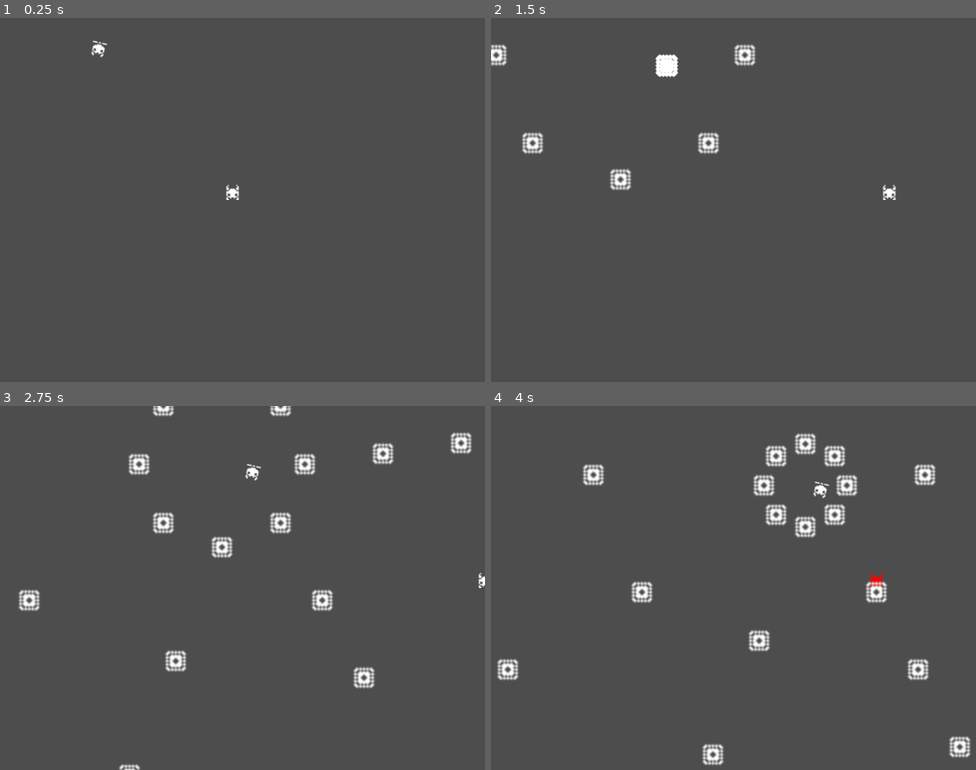
Above: before the commit, frames 1-4 (two rows, left to right).
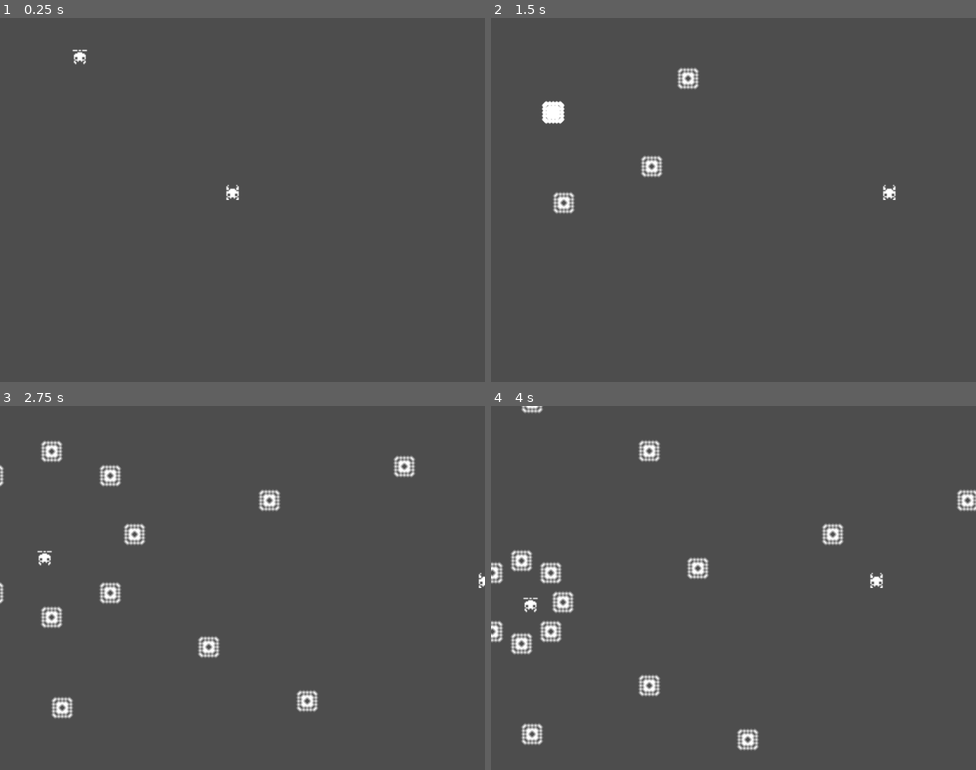
Above: after the commit, the same moments.

Repository: foobarmeow/bullet-godot
Game: Godot game, scene res://scenes/levels/level_exp_1.tscn
Two runs of this game, one before a commit and one after it. Both use one fixed random seed, a clock stepped at 60 frames per second and the inputs below. This scene is started directly instead of the project's main scene.
Inputs (mouse positions are in pixels of both pictures, inside the frame that each line leads up to):
- Up to frame 1 (0.25 s): no input
- Up to frame 2 (1.5 s): tap Enter at 0.5 s; move the mouse to (840, 181) at 0.52 s; hold D (move_right) 0.53-1.25 s; tap J at 0.6 s; click (840, 181) at 0.67 s; drag from (636, 218) to (883, 192) at 1.27 s
- Up to frame 3 (2.75 s): move the mouse to (291, 507) at 2.02 s; hold D (move_right) from 2.03 s (still down); hold Enter from 2.03 s (still down)
- Up to frame 4 (4 s): release D (move_right) at 2.75 s; release Enter at 2.75 s; drag from (709, 660) to (854, 679) at 2.77 s; move the mouse to (879, 642) at 3.52 s; hold A (move_left) from 3.53 s (still down); hold Ctrl from 3.53 s (still down)

The runs differ from the first frame. In frame 1, 0.2% of the frame differs, in the area x 14-23%, y 6-13%; in frame 2, 2.4%; in frame 3, 5.5%; in frame 4, 7.3%, in the area x 0-100%, y 0-99%.

Commit message:
random mover working well

Diff:
--- a/scenes/levels/level_exp_1.tscn
+++ b/scenes/levels/level_exp_1.tscn
@@ -1,14 +1,8 @@
-[gd_scene load_steps=5 format=3 uid="uid://bkxg8g3bgqbbh"]
+[gd_scene load_steps=4 format=3 uid="uid://bkxg8g3bgqbbh"]
 
 [ext_resource type="Script" path="res://scenes/levels/level.gd" id="1_glxwx"]
 [ext_resource type="PackedScene" uid="uid://b1sqn6oxm0d6m" path="res://scenes/player/player.tscn" id="4_emqb3"]
 [ext_resource type="PackedScene" uid="uid://c7fyo24ou0om7" path="res://scenes/mobs/mover/mover.tscn" id="4_ep581"]
-
-[sub_resource type="Curve2D" id="Curve2D_kayku"]
-_data = {
-"points": PackedVector2Array(0, 0, 0, 0, 176, 56, 0, 0, 0, 0, 840, 208, 0, 0, 0, 0, 856, 512, 0, 0, 0, 0, 696, 640, 0, 0, 0, 0, 288, 600, 0, 0, 0, 0, 48, 440, 0, 0, 0, 0, 144, 256, 0, 0, 0, 0, 280, 320, 0, 0, 0, 0, 392, 248, 0, 0, 0, 0, 176, 56)
-}
-point_count = 10
 
 [node name="Level1" type="Node2D"]
 script = ExtResource("1_glxwx")
@@ -29,11 +23,6 @@
 acceleration = 0.15
 exp = true
 
-[node name="Path2D" type="Path2D" parent="."]
-curve = SubResource("Curve2D_kayku")
-
-[node name="Mover" parent="Path2D" instance=ExtResource("4_ep581")]
+[node name="Mover" parent="." instance=ExtResource("4_ep581")]
 position = Vector2(176, 56)
-rotation = 0.225038
-rotates = false
-speed = 0.05
+speed = 100.0
--- a/scenes/mobs/mover/mover.gd
+++ b/scenes/mobs/mover/mover.gd
@@ -1,48 +1,39 @@
 extends PathFollow2D
+
+enum MovementType {RANDOM, PATHED = -1}
 
 @export var speed: float = .01
 @export var offset_from_player: int = 25
+@export var movement_type: MovementType
 
-const PROGRAM_RANDOM = "random"
-const PROGRAM_PATH = "path"
-
-var program: String
-var player: Node2D
 var dir: Vector2
 var target: Vector2
-
+var _player
 
 func _ready():
-	#start(PROGRAM_RANDOM, get_node("../Player"))
-	start_path(get_node("../../Player"))
-
-func start_path(p):
-	program = PROGRAM_PATH
-	player = p
-
-func start(prgm: String, p):
-	program = prgm
-	player = p
+	var player = get_node("../Player")
 	if player == null:
 		return
-	target = get_random_position()
+	_player = player
+	if movement_type == MovementType.RANDOM:
+		target = get_random_position(player)
+
 
 func _process(delta):
 	$AnimatedSprite2D.play()
-	match program:
-		PROGRAM_RANDOM:
+	match movement_type:
+		MovementType.RANDOM:
 			var diff = position - target
 			# some threshold here would be good
-			if diff.length() < 5:
-				target = get_random_position()
+			if diff.length() < 20:
+				target = get_random_position(_player)
 				return
-			var v = diff * speed
-			translate(v.rotated(rotation) * delta)
-		PROGRAM_PATH:
+			position = position.move_toward(target, delta*speed)
+		MovementType.PATHED:
 			var i = speed * delta
 			progress_ratio += i
 
-func get_random_position(offset: int = 0):
+func get_random_position(player, offset: int = 0):
 	if player == null:
 		return
 	# Find our center point, randomly
--- a/scenes/mobs/mover/mover.tscn
+++ b/scenes/mobs/mover/mover.tscn
@@ -32,6 +32,7 @@
 }]
 
 [node name="Mover" type="PathFollow2D"]
+rotates = false
 script = ExtResource("1_6fl8p")
 
 [node name="Spawner" parent="." instance=ExtResource("2_cvf7l")]
